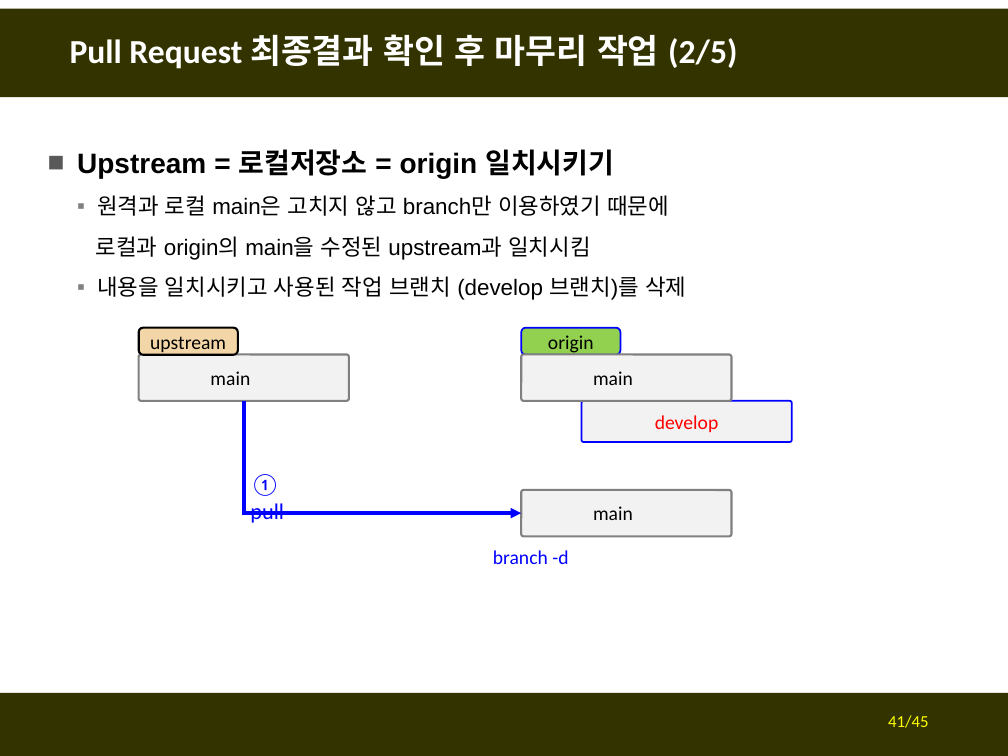
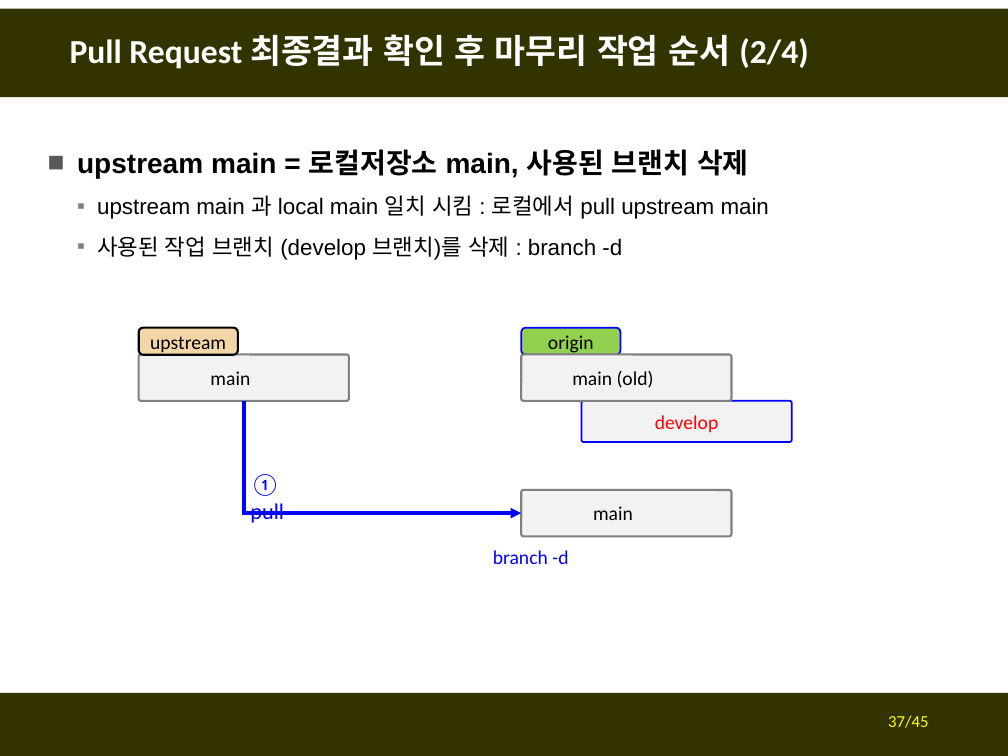
Before and after one commit to fasthill/github-lecture, a slide deck: slide 37 of git및github첫걸음3-forkclonePR.pptx (slide 41 before the commit). Drawn at 1008x756 pixels with LibreOffice and Linux fonts; fonts in the diff are those of the drawing. Boxes give left, top, right and bottom in pixels: in the first picture for what was removed or moved away, otherwise in the second. Text is boxed around its words. In the diff, an @@ line names an element or a change of style, - is before the commit and + after.

```diff
--- a/git및github첫걸음3-forkclonePR.pptx
+++ b/git및github첫걸음3-forkclonePR.pptx
@@ title at box(70, 34, 808, 69): text changed @@
-Pull Request 최종결과 확인 후 마무리 작업 (2/5)
+Pull Request 최종결과 확인 후 마무리 작업 순서 (2/4)
@@ text at box(77, 149, 769, 260): text changed @@
-■ Upstream = 로컬저장소 = origin 일치시키기
-  ▪ 원격과 로컬 main은 고치지 않고 branch만 이용하였기 때문에
-  로컬과 origin의 main을 수정된 upstream과 일치시킴
-  ▪ 내용을 일치시키고 사용된 작업 브랜치 (develop 브랜치)를 삭제
+■ upstream main = 로컬저장소 main, 사용된 브랜치 삭제
+  ▪ upstream main 과 local main 일치 시킴 : 로컬에서 pull upstream main
+  ▪ 사용된 작업 브랜치 (develop 브랜치)를 삭제 : branch -d
@@ text in rounded rectangle at box(572, 371, 654, 388): text changed @@
-main
+main (old)
@@ page number at box(888, 715, 928, 728): text changed @@
-41/45
+37/45
```
Also in this commit, not shown: 5 other slides changed, 1 slide added.
